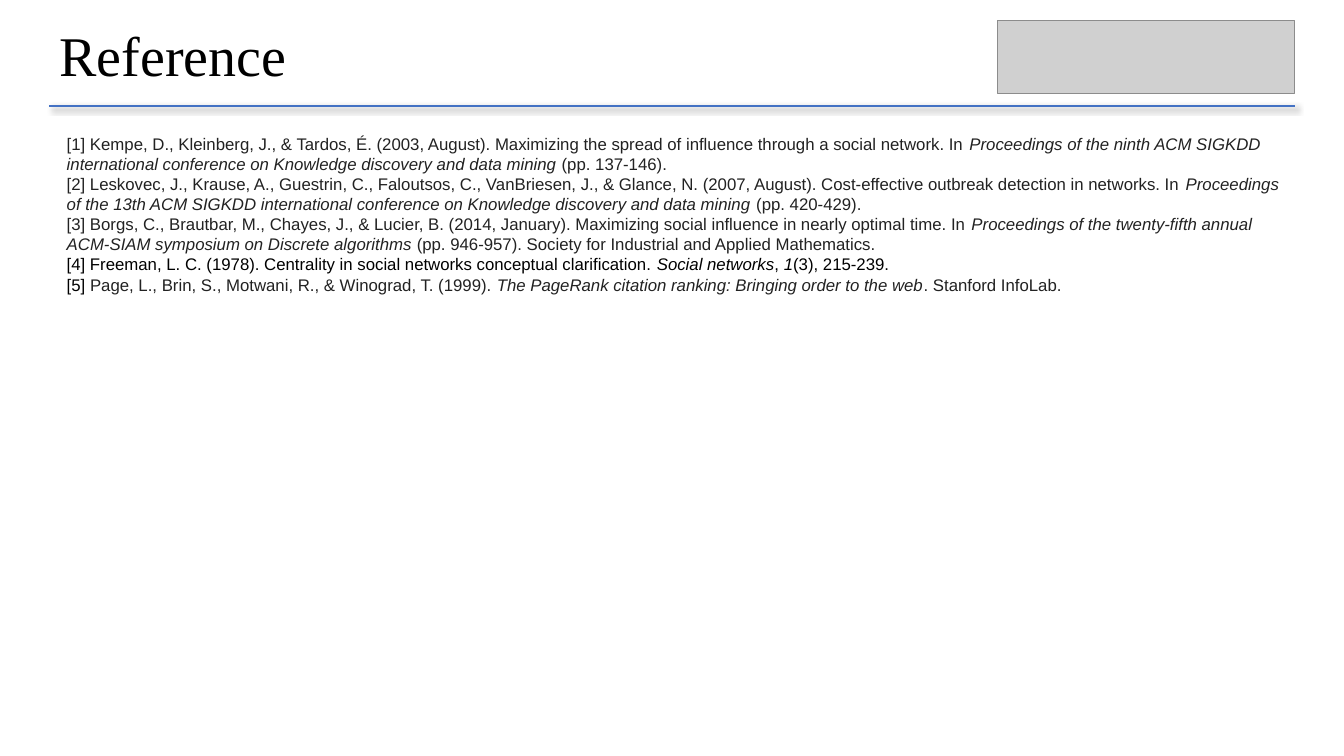
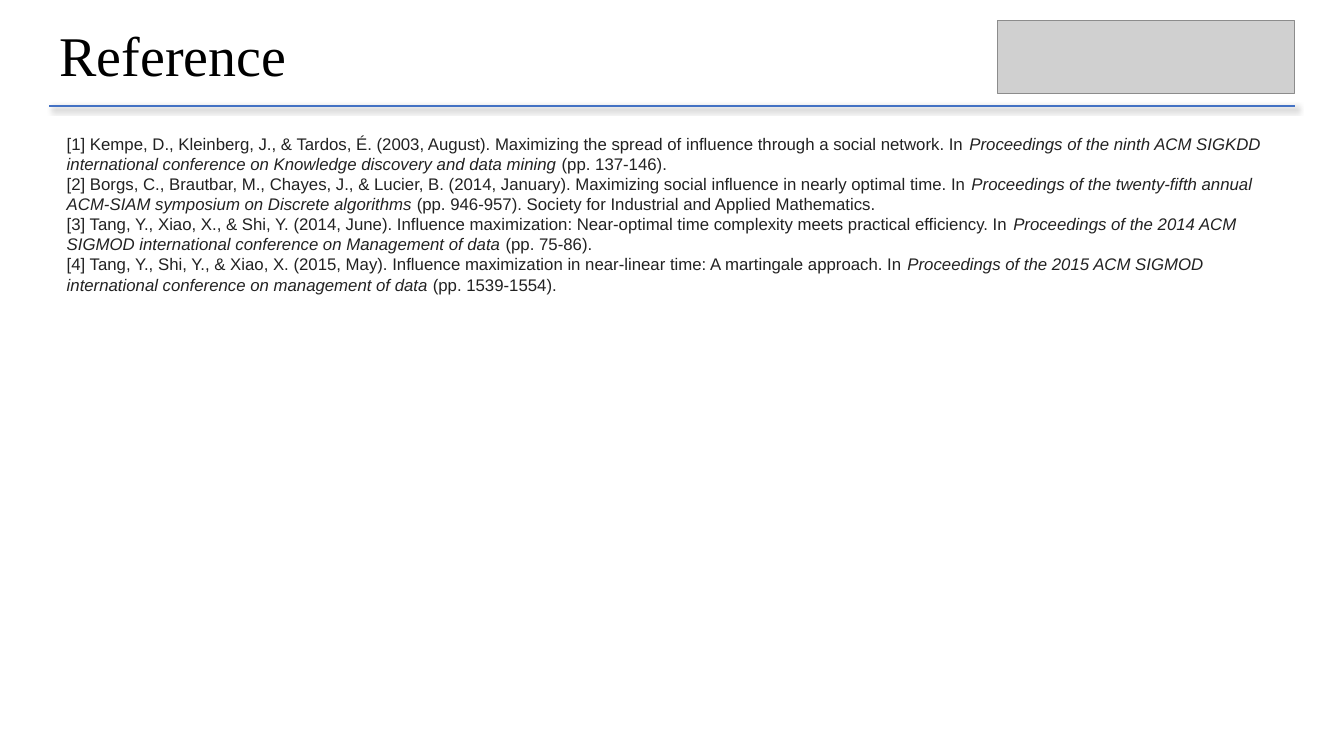
Before and after one commit to chenxlong3/DSAA5002_project, a slide deck: slide 10 of presentation/sketch_IM.pptx (slide 9 before the commit). Drawn at 1344x756 pixels with LibreOffice and Linux fonts; fonts in the diff are those of the drawing; grey boxes stand for pictures. Boxes give left, top, right and bottom in pixels: in the first picture for what was removed or moved away, otherwise in the second. Text is boxed around its words. In the diff, an @@ line names an element or a change of style, - is before the commit and + after.

```diff
--- a/presentation/sketch_IM.pptx
+++ b/presentation/sketch_IM.pptx
@@ text at [67,178,1252,295]: text changed @@
-[2] Leskovec, J., Krause, A., Guestrin, C., Faloutsos, C., VanBriesen, J., & Glance, N. (2007, August). Cost-effective outbreak detection in networks. In Proceedings of the 13th ACM SIGKDD international conference on Knowledge discovery and data mining (pp. 420-429).
-[3] Borgs, C., Brautbar, M., Chayes, J., & Lucier, B. (2014, January). Maximizing social influence in nearly optimal time. In Proceedings of the twenty-fifth annual ACM-SIAM symposium on Discrete algorithms (pp. 946-957). Society for Industrial and Applied Mathematics.
-[4] Freeman, L. C. (1978). Centrality in social networks conceptual clarification. Social networks, 1(3), 215-239.
-[5] Page, L., Brin, S., Motwani, R., & Winograd, T. (1999). The PageRank citation ranking: Bringing order to the web. Stanford InfoLab.
+[2] Borgs, C., Brautbar, M., Chayes, J., & Lucier, B. (2014, January). Maximizing social influence in nearly optimal time. In Proceedings of the twenty-fifth annual ACM-SIAM symposium on Discrete algorithms (pp. 946-957). Society for Industrial and Applied Mathematics.
+[3] Tang, Y., Xiao, X., & Shi, Y. (2014, June). Influence maximization: Near-optimal time complexity meets practical efficiency. In Proceedings of the 2014 ACM SIGMOD international conference on Management of data (pp. 75-86).
+[4] Tang, Y., Shi, Y., & Xiao, X. (2015, May). Influence maximization in near-linear time: A martingale approach. In Proceedings of the 2015 ACM SIGMOD international conference on management of data (pp. 1539-1554).
```
Also in this commit, not shown: 7 other slides changed, 1 slide added, 14 other files.
